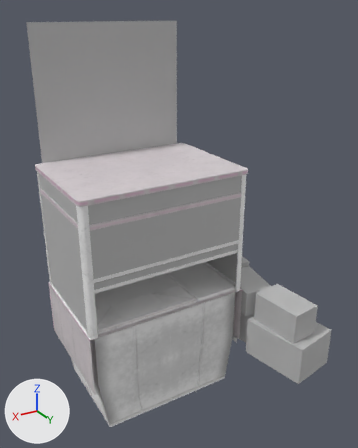
The FBX model Assets/Model/creangame_03.fbx, before and after one commit.
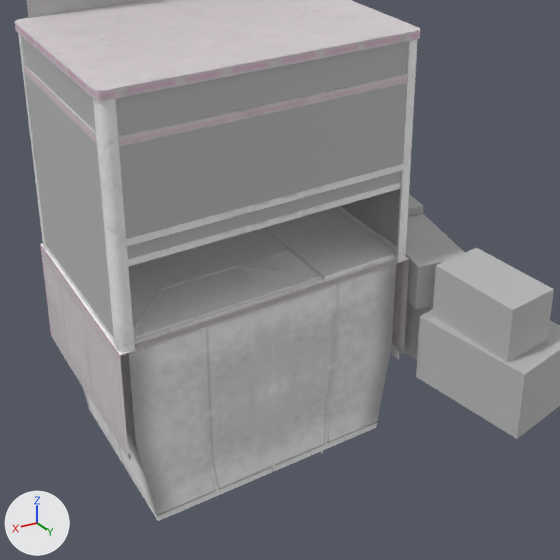
Each version appears first whole from a camera (50 mm lens) standing at (1.84, 3.3, 3.44) and looking at (-0.24, -0.18, 1.7), and next in a close-up on the part from 8% to 90% of the width and 34% to 100% of the height. The lights are fixed; the arrows at lower left show +X, +Y and +Z. Where no turn or scale is listed for an object, it has been applied to the vertices. Vertices at the same position are counted once.

In view in the first close-up: 'Game_base01', 'Game_convayor_01', 'Game_glass01', 'Game_mataina_01', 'Game_output01', 'Game_roller_01', 'Game_rotate_01', 'Game_shutter01', 'cardbord_01'.
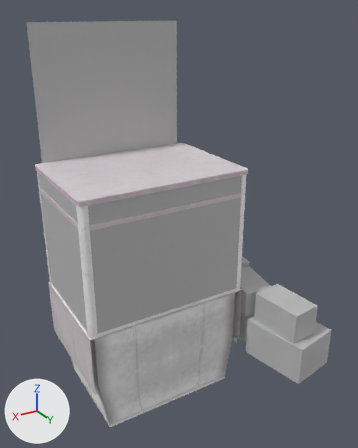
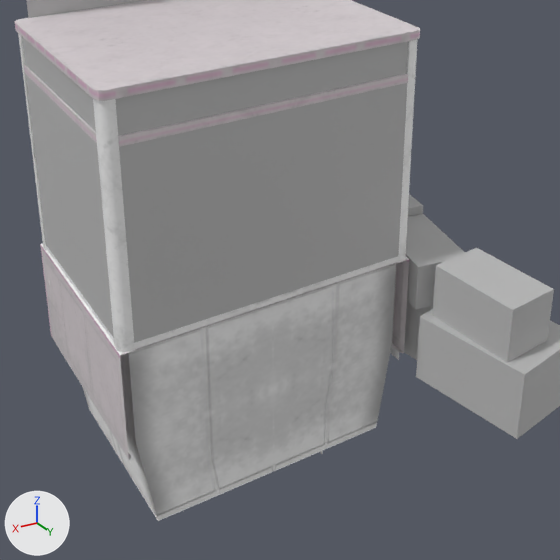
Boxes (x1, y1, x2, y2) around the edits, measured in the close-ups (560 x 560 px; the box of a moved part takes in the faces that stretch with it):
'Game_glass01', reshaped
    before: (22, 37, 409, 338)
    after: (22, 37, 409, 343)
part 1 of me_mesh_007, deleted
    before: (127, 171, 401, 259)
part 2 of me_mesh_007, moved or reshaped
    before: (126, 162, 403, 239)
    after: (126, 162, 403, 343)
part 3 of me_mesh_005, moved or reshaped
    before: (128, 182, 401, 267)
    after: (134, 256, 399, 349)
part 4 of me_mesh_005, deleted
    before: (126, 164, 403, 246)
'Game_convayor_01', unchanged, covered by the edit
    before: (128, 228, 290, 320)
'Game_output01', unchanged, covered by the edit
    before: (264, 208, 397, 454)
'Game_roller_01', unchanged, covered by the edit
    before: (131, 251, 319, 337)
'Game_rotate_01', unchanged, covered by the edit
    before: (133, 242, 321, 339)

What changed in the scene script:
```text
Change me_mesh_005:
    where me_mesh_005.from_pydata(...)  # 606 vertices, 511 faces; spans x -0.77..0.77, y -0.61..0.61, z -0.41..1.79
    used by ob_game_base01; location = (0.0, -0.497, 0.406)
    me_mesh_005 part 3: the loose piece of 12 vertices spanning x -0.69..0.69, y 0.59..0.6, z 1.01..1.05 is moved by (0.0, 0.01, -0.4)
    me_mesh_005 part 4: the loose piece of 12 vertices spanning x -0.69..0.69, y 0.6..0.61, z 1.12..1.15 is deleted
Change me_mesh_007:
    where me_mesh_007.from_pydata(...)  # 54 vertices, 20 faces; spans x -0.75..0.75, y -0.54..0.54, z -0.82..0.82
    used by ob_game_glass01; location = (0.0, -0.433, 1.334)
    verts and faces of me_mesh_007; kept vertices keep their numbers, new ones are numbered from 54
    before: 18 (0.0, 0.54, 0.22) at pixel (275, 198), 19 (-0.69, 0.54, 0.22) at pixel (403, 163), 20 (-0.69, 0.54, 0.63) at pixel (407, 82), 21 (0.0, 0.54, 0.63) at pixel (275, 111), 22 (0.69, 0.54, 0.63) at pixel (119, 146)
    before: 23 (0.69, 0.54, 0.22) at pixel (126, 239)
    me_mesh_007 part 1: the loose piece of 6 vertices spanning x -0.69..0.69, y 0.53, z 0.12..0.59 is deleted
    me_mesh_007 part 2
    add delete_vertices([18, 19, 23])  # with the faces that use them
    add for new, old in zip([54, 55, 56], [20, 21, 22]): verts[new] = verts[old] + (0.0, 0.0, -0.91)
    add faces += [(20, 21, 55, 54), (21, 22, 56, 55)]
```
